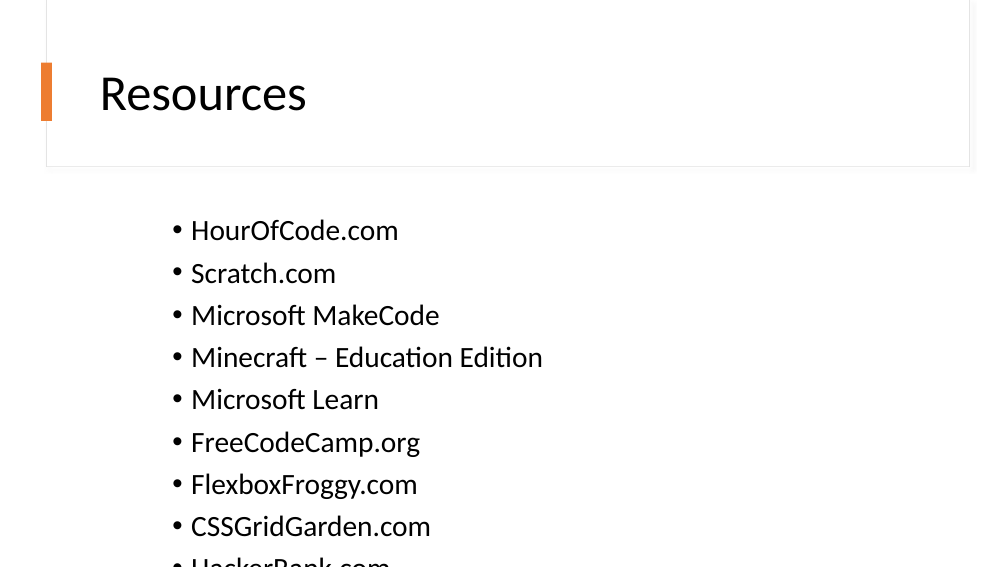
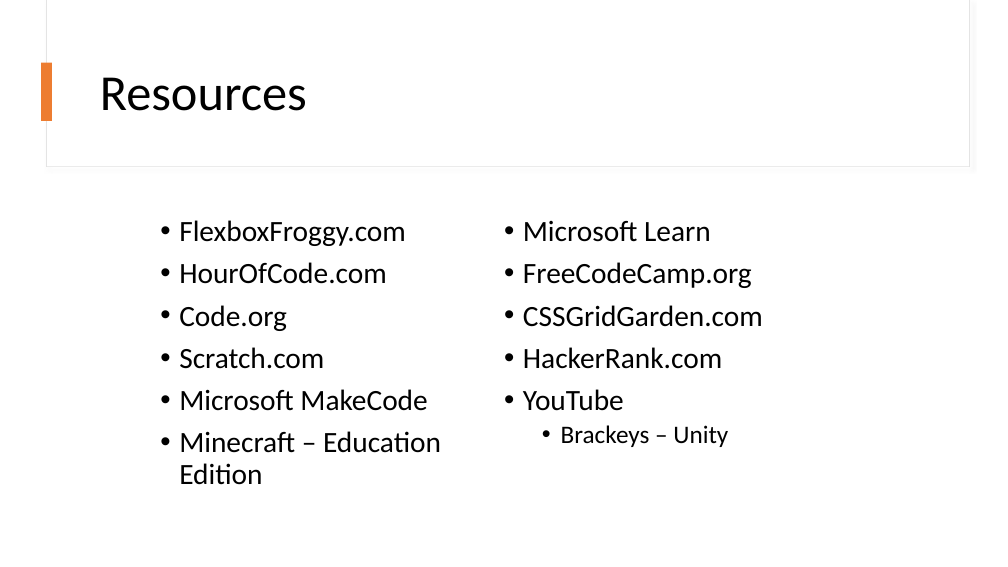
Before and after one commit to kevmoens/ThatConference2022, a slide deck: slide 20 of ThatConference2022.pptx. Drawn at 1008x567 pixels with LibreOffice and Linux fonts; fonts in the diff are those of the drawing. Boxes give left, top, right and bottom in pixels: in the first picture for what was removed or moved away, otherwise in the second. Text is boxed around its words. In the diff, an @@ line names an element or a change of style, - is before the commit and + after.

```diff
--- a/ThatConference2022.pptx
+++ b/ThatConference2022.pptx
@@ text "FlexboxFroggy.com": place and size @@
-text "FlexboxFroggy.com" at <box>191,219,543,537</box>
+text "FlexboxFroggy.com" at <box>179,220,763,485</box>
@@ text "FlexboxFroggy.com" at <box>179,220,763,485</box>: columns 1 to 2 @@
@@ text at <box>179,220,406,246</box>: paragraph added @@
+• FlexboxFroggy.com
@@ text at <box>179,305,287,331</box>: paragraph added @@
+• Code.org
@@ text at <box>191,473,418,499</box>: paragraph removed @@
-• FlexboxFroggy.com
```
Also in this commit, not shown: 1 other slide changed, 1 slide added.
